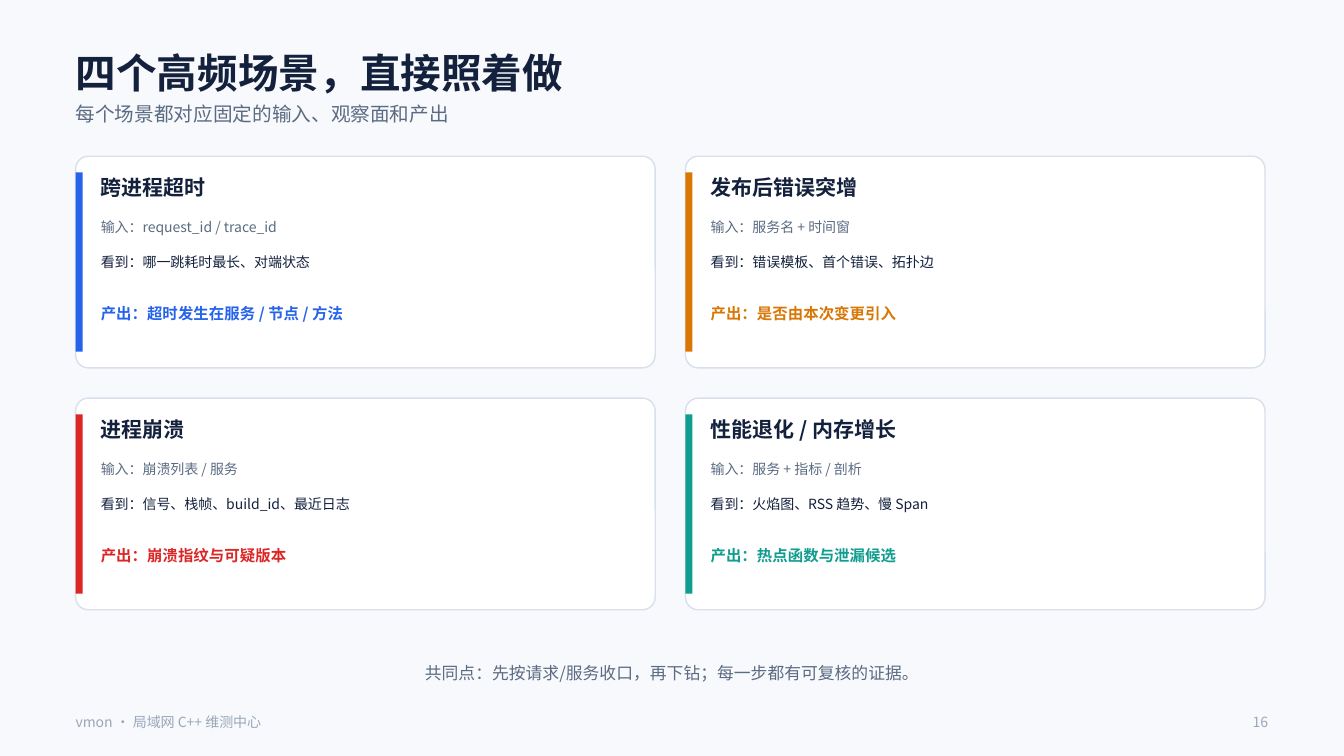
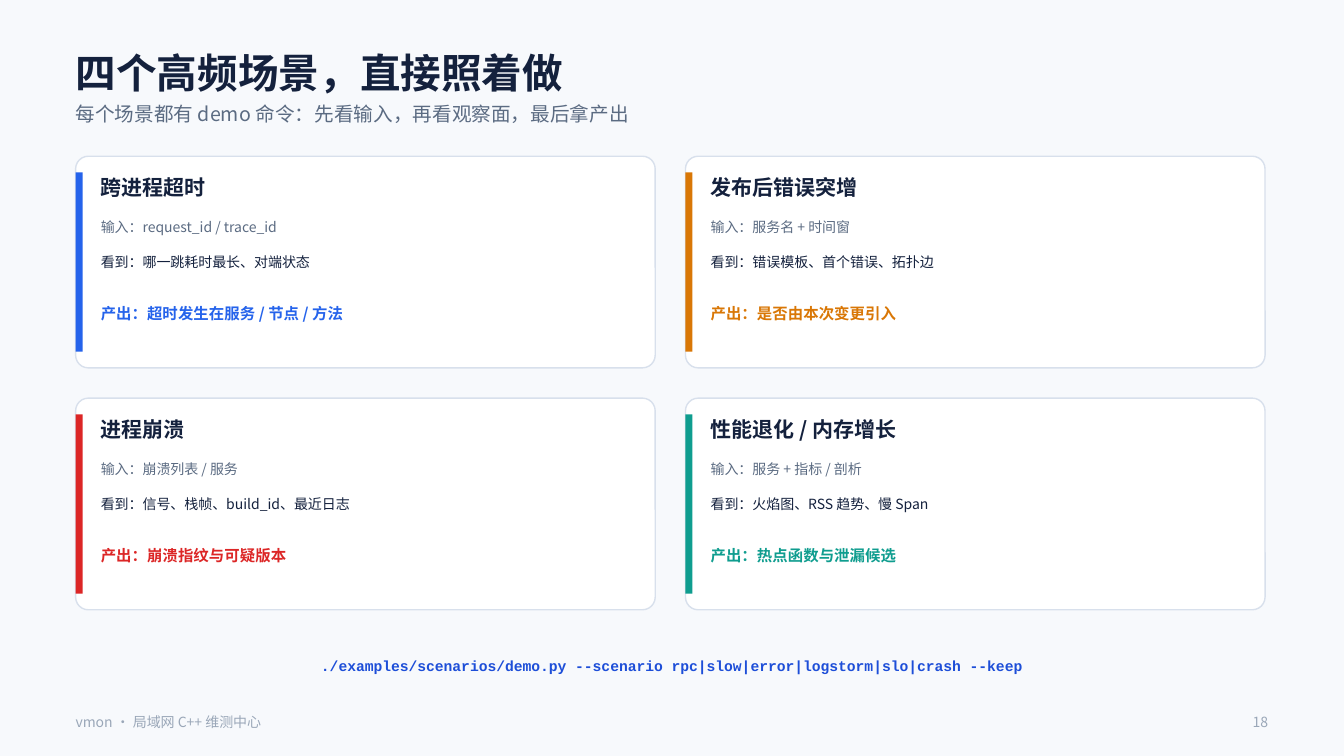
Before and after one commit to git163/CplusTrace, a slide deck: slide 18 of docs/presentation/vmon-intro.pptx (slide 16 before the commit). Drawn at 1344x756 pixels with LibreOffice and Linux fonts; fonts in the diff are those of the drawing. Boxes give left, top, right and bottom in pixels: in the first picture for what was removed or moved away, otherwise in the second. Text is boxed around its words. In the diff, an @@ line names an element or a change of style, - is before the commit and + after.

```diff
--- a/docs/presentation/vmon-intro.pptx
+++ b/docs/presentation/vmon-intro.pptx
@@ text at (76, 104, 628, 123): text changed @@
-每个场景都对应固定的输入、观察面和产出
+每个场景都有 demo 命令：先看输入，再看观察面，最后拿产出
@@ text at (321, 661, 1023, 675): text changed; size 12 to 10.5 pt; font Noto Sans CJK SC to Courier New; text colour #5B6B82 to #1D4ED8; bold on @@
-共同点：先按请求/服务收口，再下钻；每一步都有可复核的证据。
+./examples/scenarios/demo.py --scenario rpc|slow|error|logstorm|slo|crash --keep
```
Also in this commit, not shown: 14 other slides changed, 4 slides added, 41 other files.
